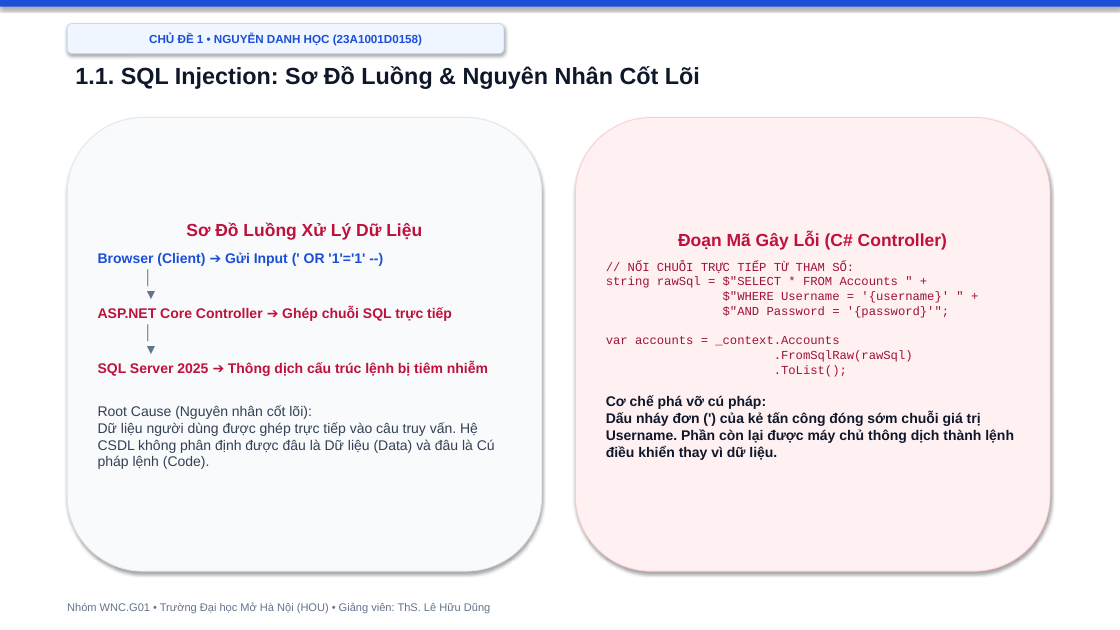
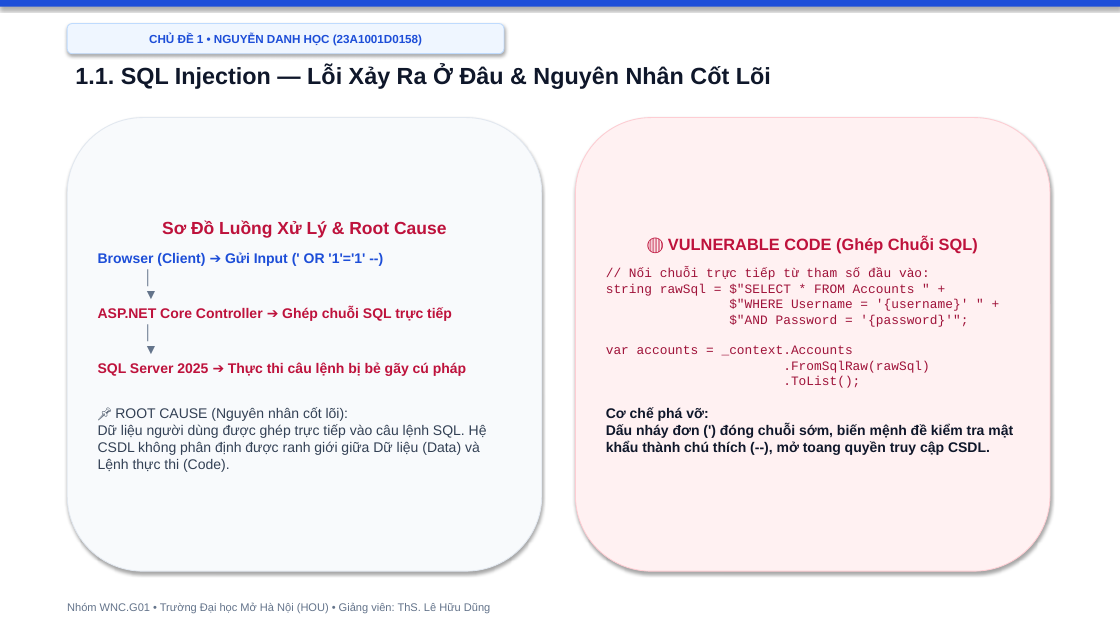
Before and after one commit to hocjsoo/OWASP_Demo, a slide deck: slide 3 of Slide_OWASP_Top3_Nhom_WNC_G01.pptx. Drawn at 1120x630 pixels with LibreOffice and Linux fonts; fonts in the diff are those of the drawing. Boxes give left, top, right and bottom in pixels: in the first picture for what was removed or moved away, otherwise in the second. Text is boxed around its words. In the diff, an @@ line names an element or a change of style, - is before the commit and + after.

```diff
--- a/Slide_OWASP_Top3_Nhom_WNC_G01.pptx
+++ b/Slide_OWASP_Top3_Nhom_WNC_G01.pptx
@@ text at (75, 65, 771, 89): text changed @@
-1.1. SQL Injection: Sơ Đồ Luồng & Nguyên Nhân Cốt Lõi
+1.1. SQL Injection — Lỗi Xảy Ra Ở Đâu & Nguyên Nhân Cốt Lõi
@@ text in rounded rectangle at (162, 220, 447, 238): text changed @@
-Sơ Đồ Luồng Xử Lý Dữ Liệu
+Sơ Đồ Luồng Xử Lý & Root Cause
@@ text in rounded rectangle at (606, 236, 1013, 455): text changed; size 10.5 to 11 pt @@
-Đoạn Mã Gây Lỗi (C# Controller)
-// NỐI CHUỖI TRỰC TIẾP TỪ THAM SỐ:
-string rawSql = $"SELECT * FROM Accounts " +
-$"WHERE Username = '{username}' " +
-$"AND Password = '{password}'";
-var accounts = _context.Accounts
-.FromSqlRaw(rawSql)
-.ToList();
-Cơ chế phá vỡ cú pháp:
-Dấu nháy đơn (') của kẻ tấn công đóng sớm chuỗi giá trị Username. Phần còn lại được máy chủ thông dịch thành lệnh điều khiển thay vì dữ liệu.
+🔴 VULNERABLE CODE (Ghép Chuỗi SQL)
+// Nối chuỗi trực tiếp từ tham số đầu vào:
+string rawSql = $"SELECT * FROM Accounts " +
+$"WHERE Username = '{username}' " +
+$"AND Password = '{password}'";
+var accounts = _context.Accounts
+.FromSqlRaw(rawSql)
+.ToList();
+Cơ chế phá vỡ:
+Dấu nháy đơn (') đóng chuỗi sớm, biến mệnh đề kiểm tra mật khẩu thành chú thích (--), mở toang quyền truy cập CSDL.
@@ text in rounded rectangle at (98, 362, 487, 472): text changed @@
-SQL Server 2025 ➔ Thông dịch cấu trúc lệnh bị tiêm nhiễm
-Root Cause (Nguyên nhân cốt lõi):
-Dữ liệu người dùng được ghép trực tiếp vào câu truy vấn. Hệ CSDL không phân định được đâu là Dữ liệu (Data) và đâu là Cú pháp lệnh (Code).
+SQL Server 2025 ➔ Thực thi câu lệnh bị bẻ gãy cú pháp
+📌 ROOT CAUSE (Nguyên nhân cốt lõi):
+Dữ liệu người dùng được ghép trực tiếp vào câu lệnh SQL. Hệ CSDL không phân định được ranh giới giữa Dữ liệu (Data) và Lệnh thực thi (Code).
```
Also in this commit, not shown: 18 other slides changed, 2 other files.
